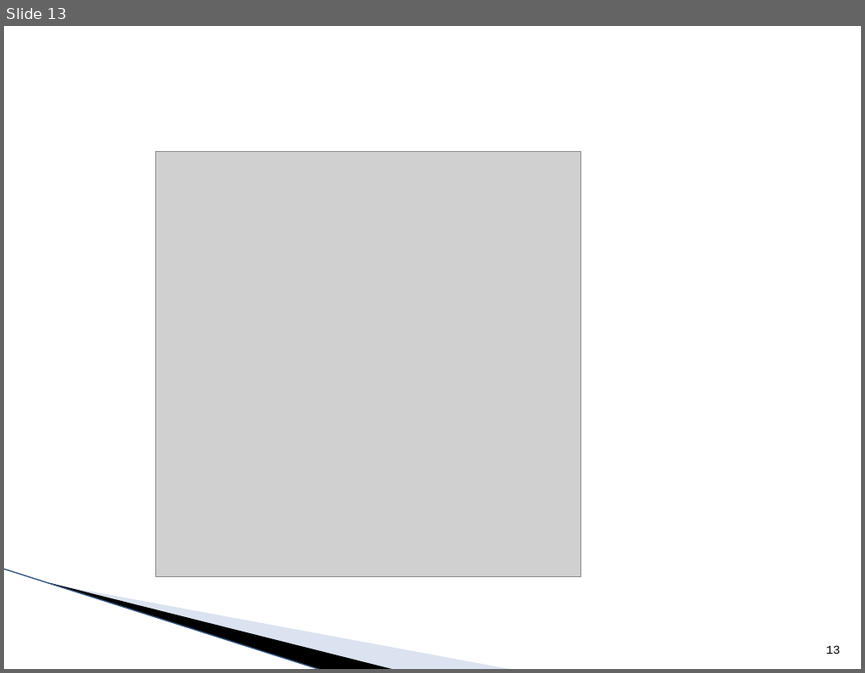
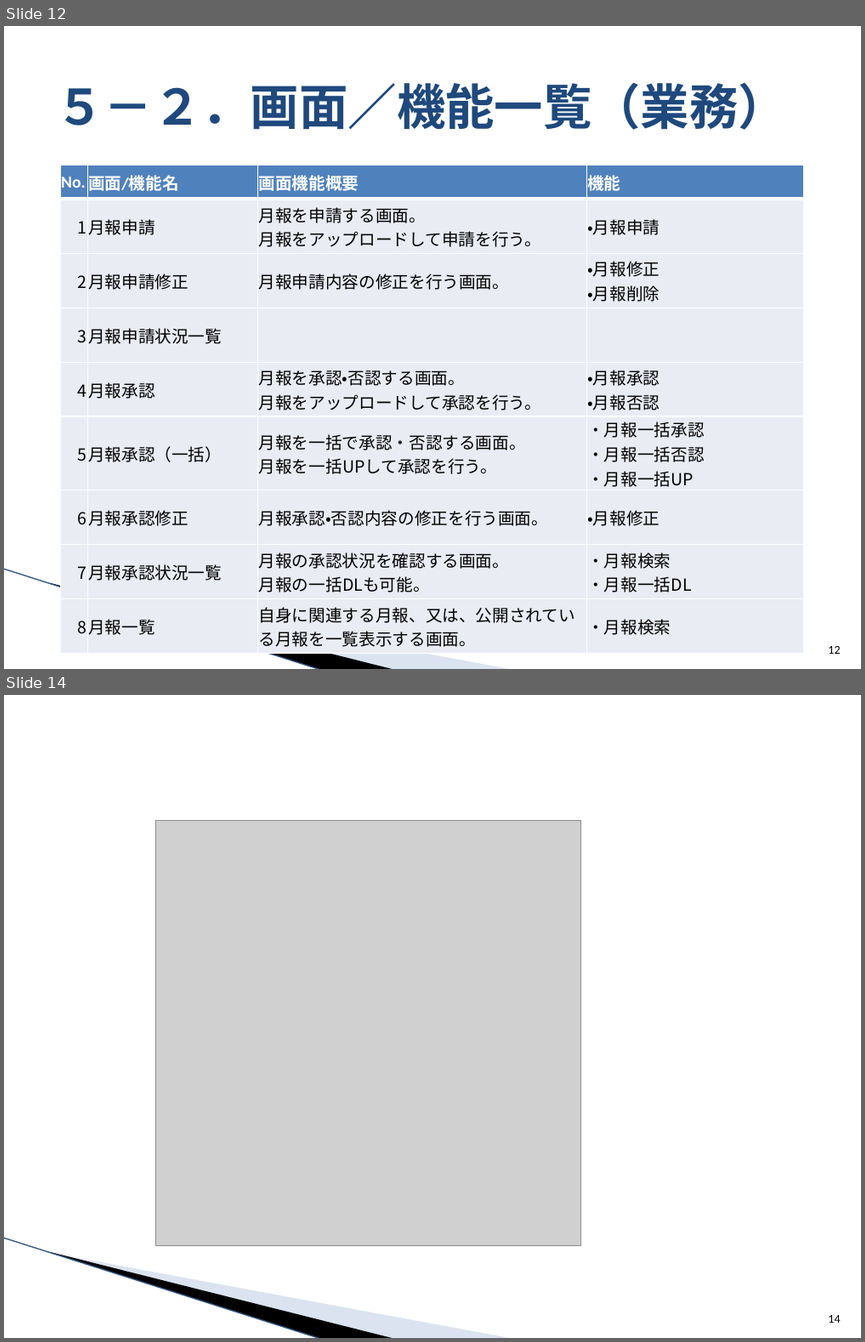
Before and after one commit to around7days/AppFreeMemo, a slide deck: 月報管理システム 提案資料.pptx. Shown one above the other, each under a label of ours: slide 13 before the commit, slides 12 and 14 after it; the slides between them are not shown. The pictures are 865x673 and 865x1342 pixels, drawn with LibreOffice and Linux fonts; fonts in the diff are those of the drawing; grey boxes stand for pictures; background and template pictures are left out. Boxes give left, top, right and bottom in pixels: in the first picture for what was removed or moved away, otherwise in the second. Text is boxed around its words. In the diff, an @@ line names an element or a change of style, - is before the commit and + after.

```diff
--- a/月報管理システム 提案資料.pptx
+++ b/月報管理システム 提案資料.pptx
@@ slide 12 added at box(4, 26, 861, 669), background #FFFFFF; not listed: 3 template elements that a slide beside it also shows @@
@@ title added at box(55, 82, 787, 130), 41 pt, text #1F497D, bold @@
+５－２．画面／機能一覧（業務）
@@ table added at box(61, 165, 804, 650), 9 rows, 4 columns @@
+No. | 画面/機能名 | 画面機能概要 | 機能
+1 | 月報申請 | 月報を申請する画面。 / 月報をアップロードして申請を行う。 | ・月報申請
+2 | 月報申請修正 | 月報申請内容の修正を行う画面。 | ・月報修正 / ・月報削除
+3 | 月報申請状況一覧 |  | 
+4 | 月報承認 | 月報を承認・否認する画面。 / 月報をアップロードして承認を行う。 | ・月報承認 / ・月報否認
+5 | 月報承認（一括） | 月報を一括で承認・否認する画面。 / 月報を一括UPして承認を行う。 | ・月報一括承認 / ・月報一括否認 / ・月報一括UP
+6 | 月報承認修正 | 月報承認・否認内容の修正を行う画面。 | ・月報修正
+7 | 月報承認状況一覧 | 月報の承認状況を確認する画面。 / 月報の一括DLも可能。 | ・月報検索 / ・月報一括DL
+8 | 月報一覧 | 自身に関連する月報、又は、公開されている月報を一覧表示する画面。 | ・月報検索
@@ page number added at box(828, 646, 840, 653), 10 pt, text #000000 @@
+12
@@ what was slide 13 is now slide 14 @@
@@ page number at box(828, 1315, 840, 1322): text changed; font Courier New to Calibri @@
-13
+14
```
Also in this commit, not shown: 10 slides changed, 2 other slides added, 2 slides removed.
